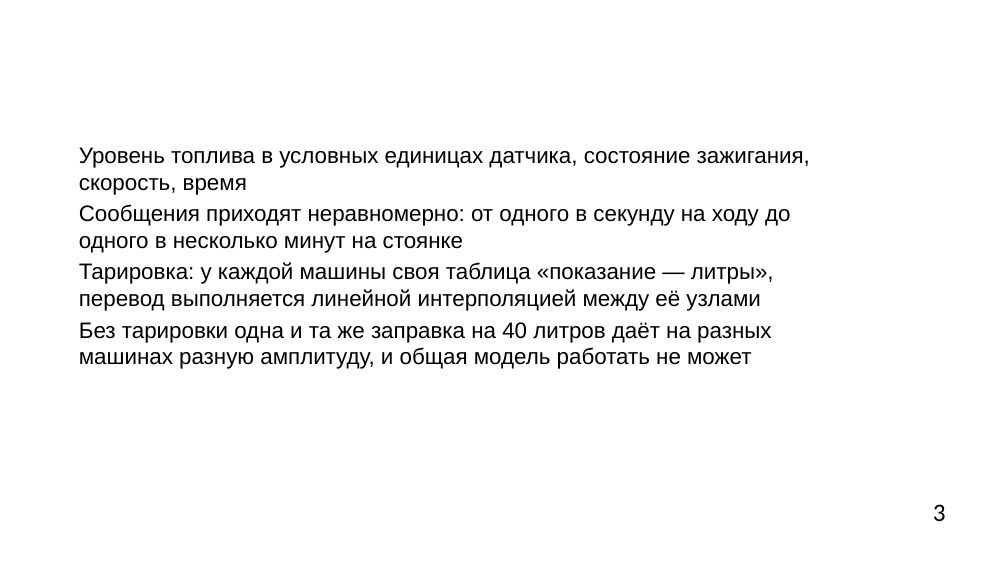
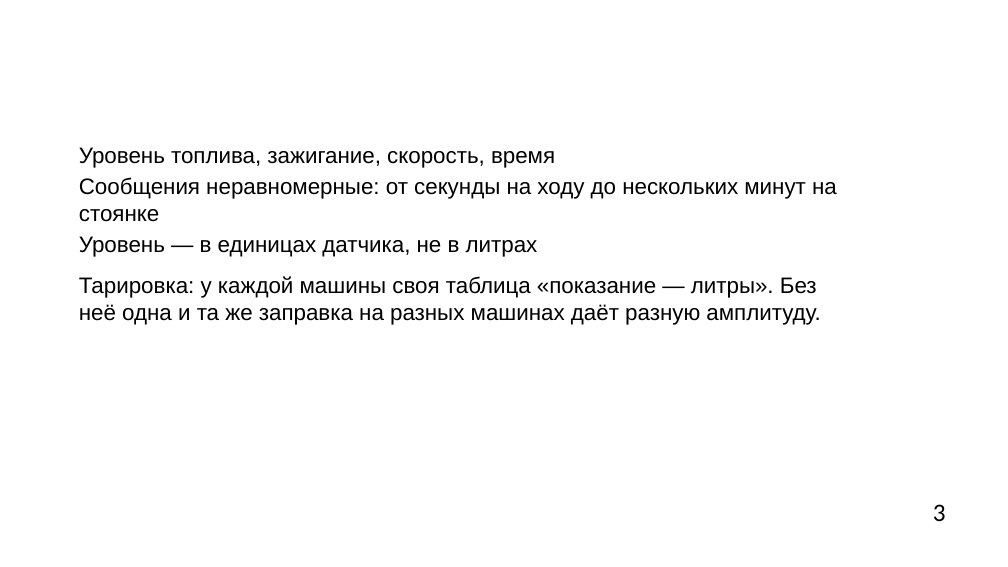
Before and after one commit to hehehelp123/fuel-refuel-lab, a slide deck: slide 3 of Лаба_заправки.pptx. Drawn at 1008x567 pixels with LibreOffice and Linux fonts; fonts in the diff are those of the drawing; background and template pictures are left out. Boxes give left, top, right and bottom in pixels: in the first picture for what was removed or moved away, otherwise in the second. Text is boxed around its words. In the diff, an @@ line names an element or a change of style, - is before the commit and + after.

```diff
--- a/Лаба_заправки.pptx
+++ b/Лаба_заправки.pptx
@@ text at (79,147,837,325): text changed @@
-Уровень топлива в условных единицах датчика, состояние зажигания, скорость, время
-Сообщения приходят неравномерно: от одного в секунду на ходу до одного в несколько минут на стоянке
-Тарировка: у каждой машины своя таблица «показание — литры», перевод выполняется линейной интерполяцией между её узлами
-Без тарировки одна и та же заправка на 40 литров даёт на разных машинах разную амплитуду, и общая модель работать не может
+Уровень топлива, зажигание, скорость, время
+Сообщения неравномерные: от секунды на ходу до нескольких минут на стоянке
+Уровень — в единицах датчика, не в литрах
+Тарировка: у каждой машины своя таблица «показание — литры». Без неё одна и та же заправка на разных машинах даёт разную амплитуду.
```
Also in this commit, not shown: 14 other slides changed, 1 slide added, 1 slide removed, 6 other files.
